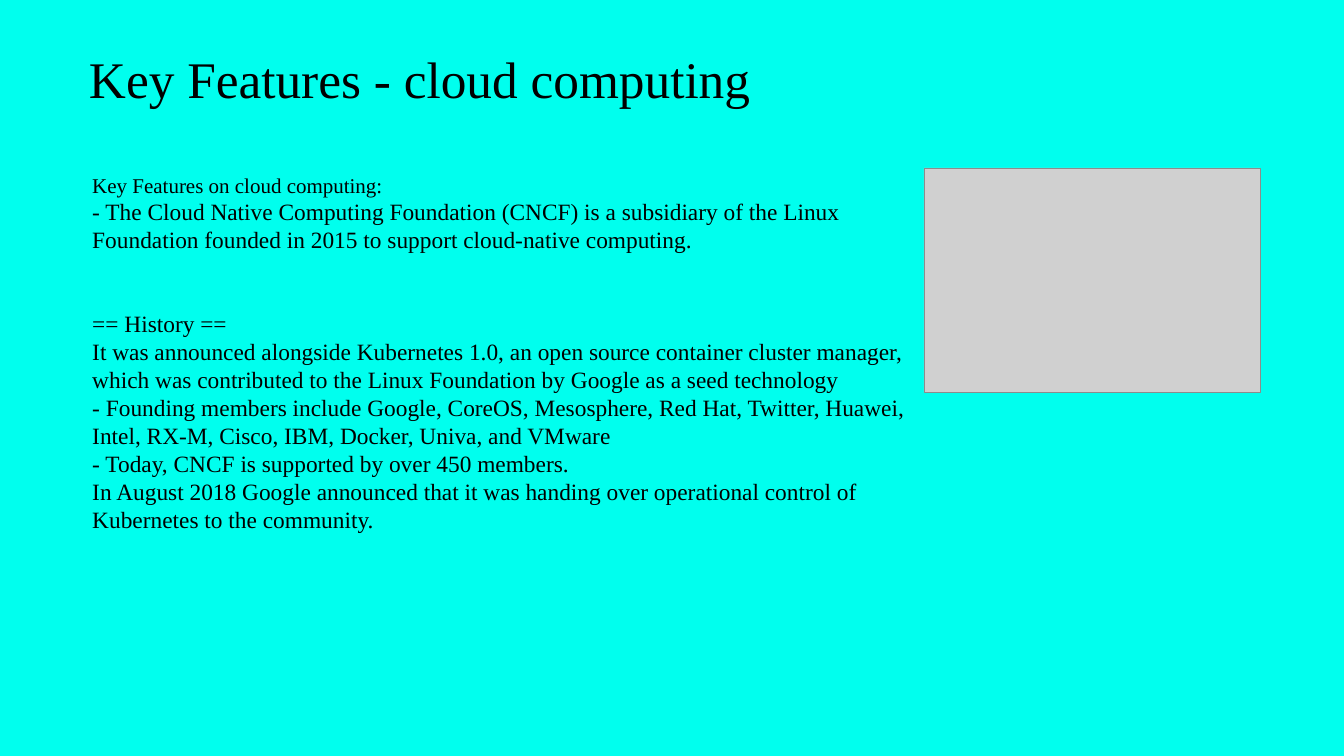
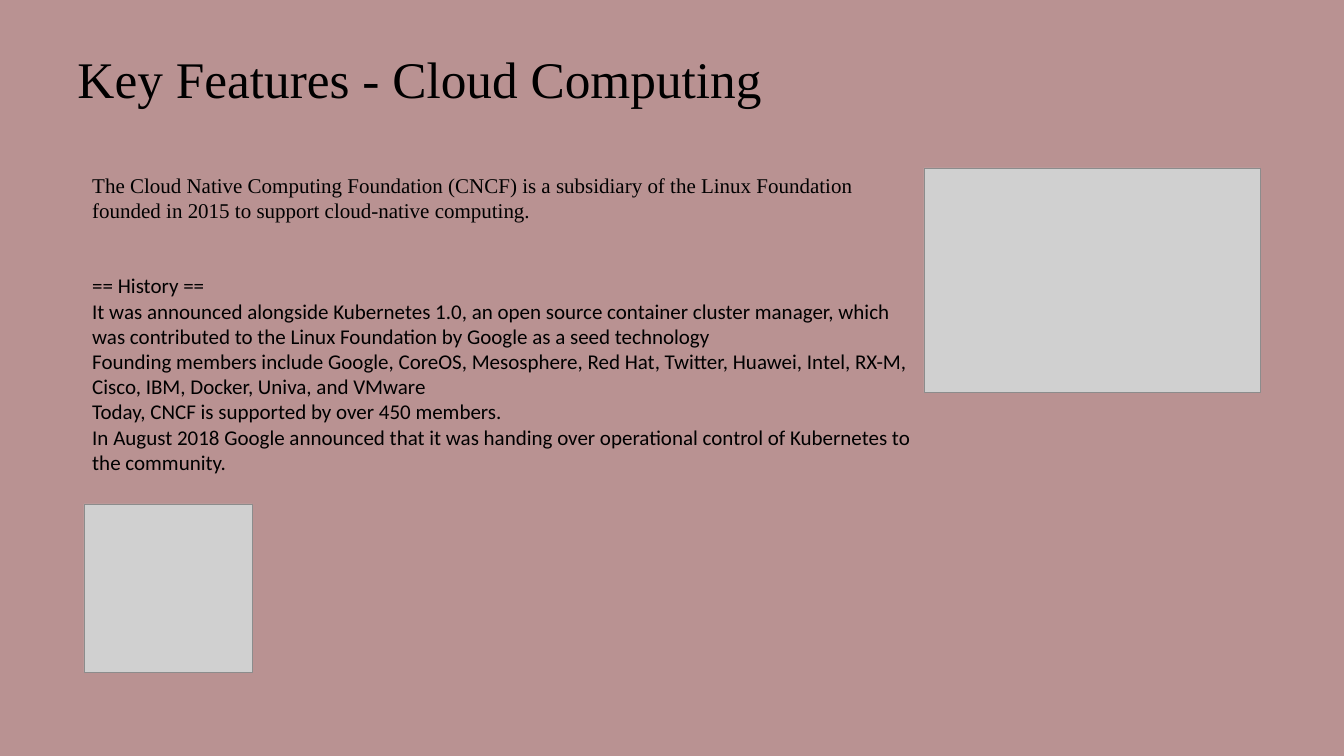
Before and after one commit to Nikhil181511/AI-Smart-Presentation-generator, a slide deck: slide 2 of generated_ppts/Cloud_Computing.pptx (slide 3 before the commit). Drawn at 1344x756 pixels with LibreOffice and Linux fonts; fonts in the diff are those of the drawing; grey boxes stand for pictures. Boxes give left, top, right and bottom in pixels: in the first picture for what was removed or moved away, otherwise in the second. Text is boxed around its words. In the diff, an @@ line names an element or a change of style, - is before the commit and + after.

```diff
--- a/generated_ppts/Cloud_Computing.pptx
+++ b/generated_ppts/Cloud_Computing.pptx
@@ background #00FFEE to #B99292 @@
@@ title at box(77, 62, 762, 109): text changed @@
-Key Features - cloud computing
+Key Features - Cloud Computing
@@ text at box(92, 178, 910, 474): text changed; size 20 to 18 pt; font Times New Roman to Calibri @@
-Key Features on cloud computing:
-- The Cloud Native Computing Foundation (CNCF) is a subsidiary of the Linux Foundation founded in 2015 to support cloud-native computing.
-== History ==
-It was announced alongside Kubernetes 1.0, an open source container cluster manager, which was contributed to the Linux Foundation by Google as a seed technology
-- Founding members include Google, CoreOS, Mesosphere, Red Hat, Twitter, Huawei, Intel, RX-M, Cisco, IBM, Docker, Univa, and VMware
-- Today, CNCF is supported by over 450 members.
-In August 2018 Google announced that it was handing over operational control of Kubernetes to the community.
+The Cloud Native Computing Foundation (CNCF) is a subsidiary of the Linux Foundation founded in 2015 to support cloud-native computing.
+== History ==
+It was announced alongside Kubernetes 1.0, an open source container cluster manager, which was contributed to the Linux Foundation by Google as a seed technology
+Founding members include Google, CoreOS, Mesosphere, Red Hat, Twitter, Huawei, Intel, RX-M, Cisco, IBM, Docker, Univa, and VMware
+Today, CNCF is supported by over 450 members.
+In August 2018 Google announced that it was handing over operational control of Kubernetes to the community.
@@ picture added at box(84, 504, 252, 672) @@
```
Also in this commit, not shown: 4 other slides changed, 2 slides removed, 40 other files.
